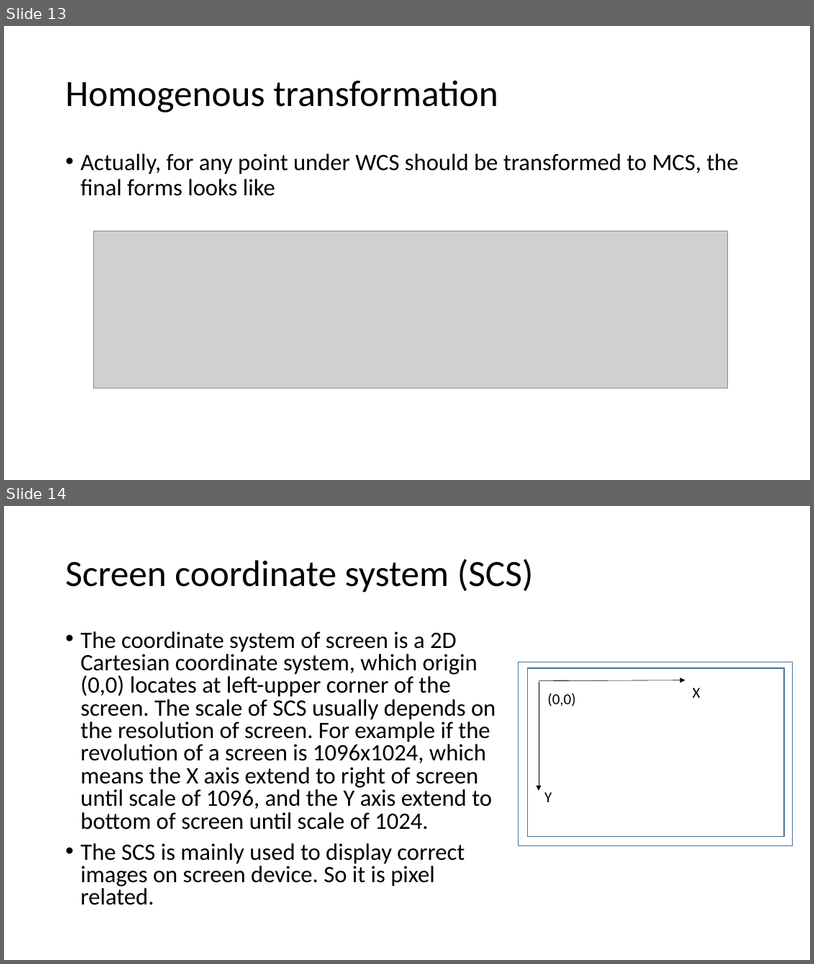
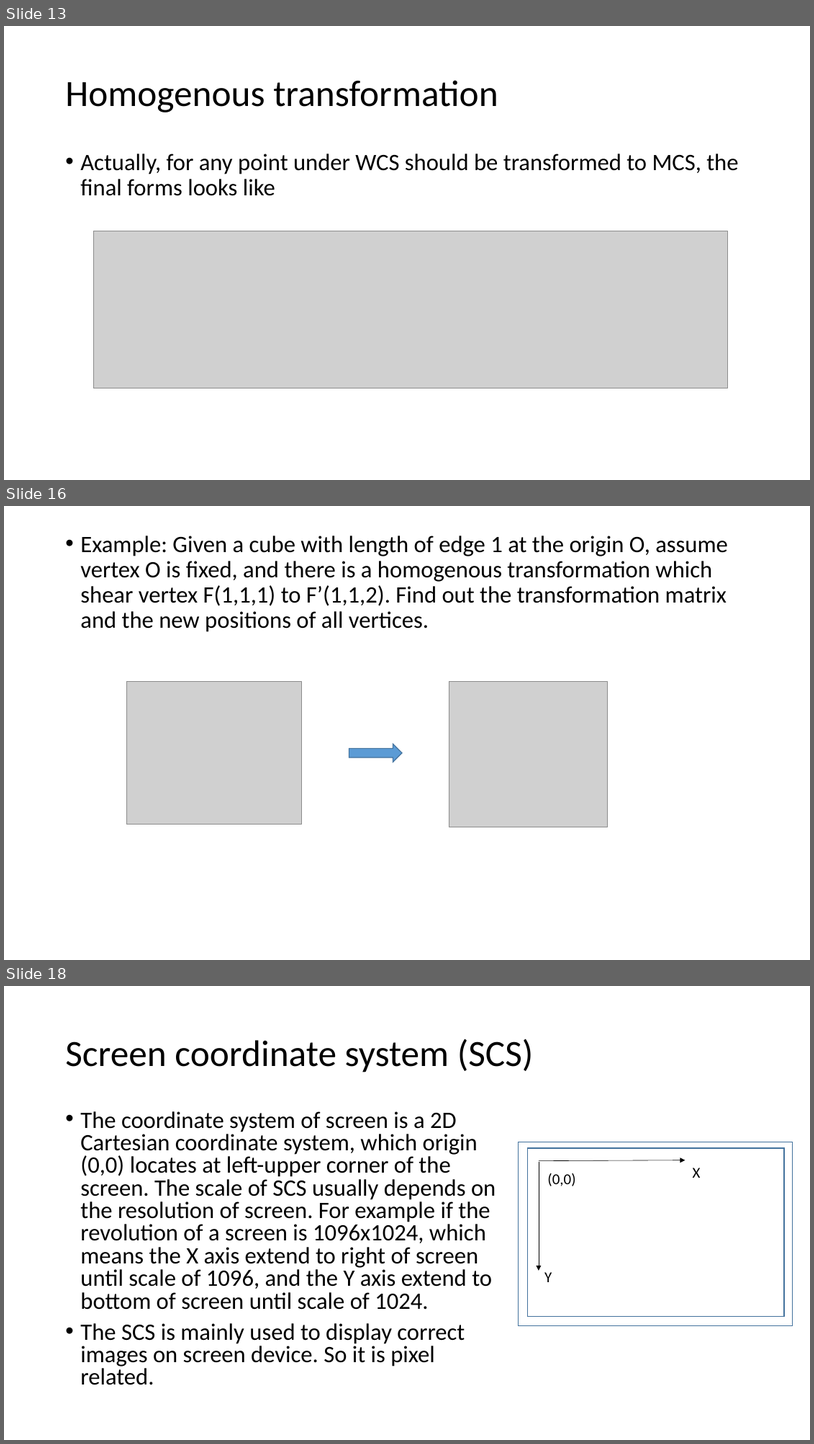
Before and after one commit to Jinny-Ching/cad_cam_course, a slide deck: CAD_CAM.pptx. Shown one above the other, each under a label of ours: slides 13 and 14 before the commit, slides 13, 16 and 18 after it; the slides between them are not shown. The pictures are 814x964 and 814x1444 pixels, drawn with LibreOffice and Linux fonts; fonts in the diff are those of the drawing; grey boxes stand for pictures. Boxes give left, top, right and bottom in pixels: in the first picture for what was removed or moved away, otherwise in the second. Text is boxed around its words. In the diff, an @@ line names an element or a change of style, - is before the commit and + after.

Commit message:
coordinatation transform example

```diff
--- a/CAD_CAM.pptx
+++ b/CAD_CAM.pptx
@@ slide 16 added at (x1=4, y1=506, x2=810, y2=960), background #FFFFFF @@
@@ text added at (x1=80, y1=536, x2=728, y2=632), 28 pt, text #000000 @@
+• Example: Given a cube with length of edge 1 at the origin O, assume vertex O is fixed, and there is a homogenous transformation which shear vertex F(1,1,1) to F’(1,1,2). Find out the transformation matrix and the new positions of all vertices.
@@ picture added at (x1=127, y1=682, x2=302, y2=824) @@
@@ picture added at (x1=450, y1=682, x2=608, y2=826) @@
@@ right arrow added at (x1=350, y1=744, x2=403, y2=762), fill #5B9BD5, outline #43739E 1 pt @@
@@ what was slide 14 is now slide 18 @@
```
Also in this commit, not shown: 3 other slides added.
